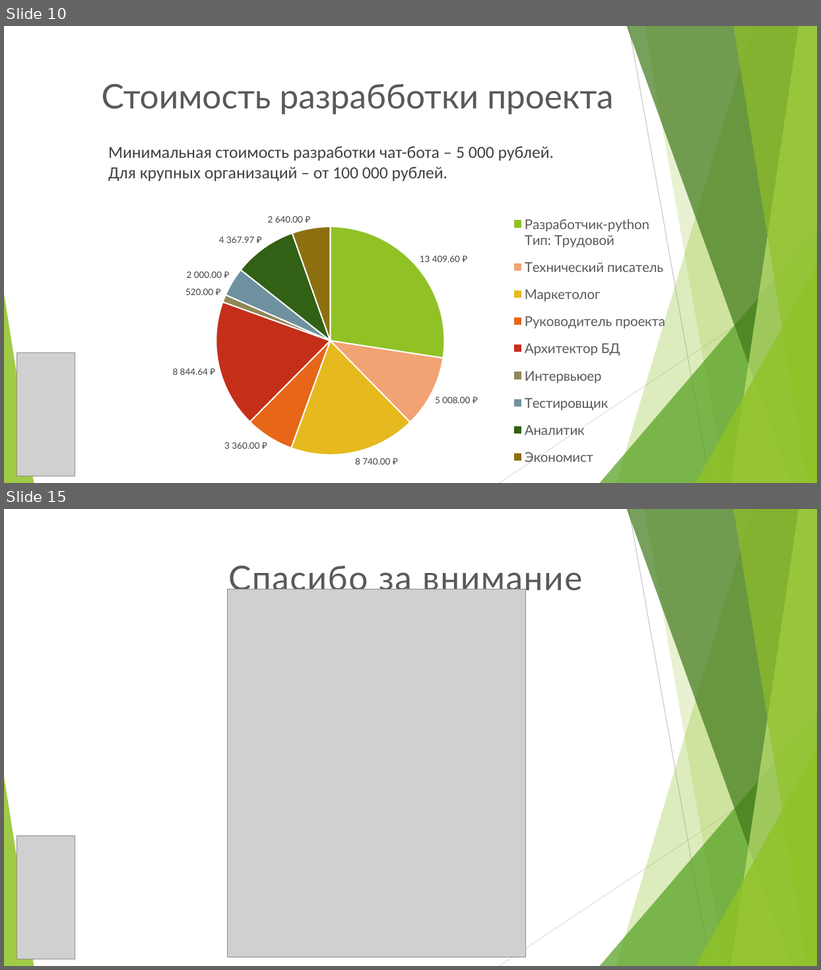
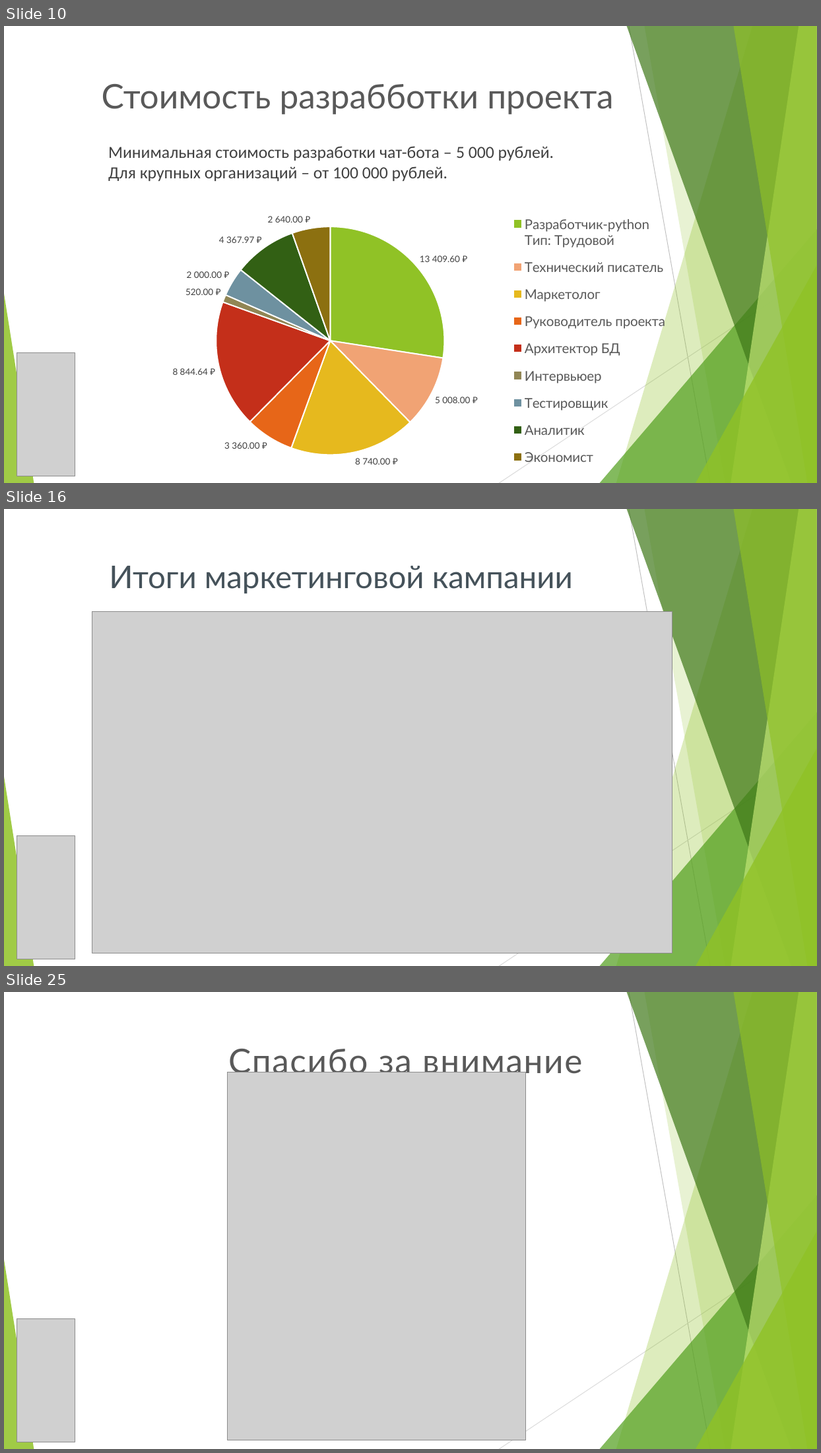
Before and after one commit to zlatopyst/DESING, a slide deck: doc/ProjectBot.pptx. Shown one above the other, each under a label of ours: slides 10 and 15 before the commit, slides 10, 16 and 25 after it; the slides between them are not shown. The pictures are 821x970 and 821x1453 pixels, drawn with LibreOffice and Linux fonts; fonts in the diff are those of the drawing; grey boxes stand for pictures; background and template pictures are left out. Boxes give left, top, right and bottom in pixels: in the first picture for what was removed or moved away, otherwise in the second. Text is boxed around its words. In the diff, an @@ line names an element or a change of style, - is before the commit and + after.

```diff
--- a/doc/ProjectBot.pptx
+++ b/doc/ProjectBot.pptx
@@ slide 16 added at <box>4,509,817,966</box>, background picture (left out); not listed: 10 template elements that a slide beside it also shows @@
@@ text added at <box>109,566,573,593</box>, 37 pt, text #45525A @@
+Итоги маркетинговой кампании
@@ picture added at <box>92,611,672,954</box> @@
@@ picture added at <box>17,836,75,960</box> @@
@@ what was slide 15 is now slide 25 @@
```
Also in this commit, not shown: 4 slides changed, 9 other slides added.
